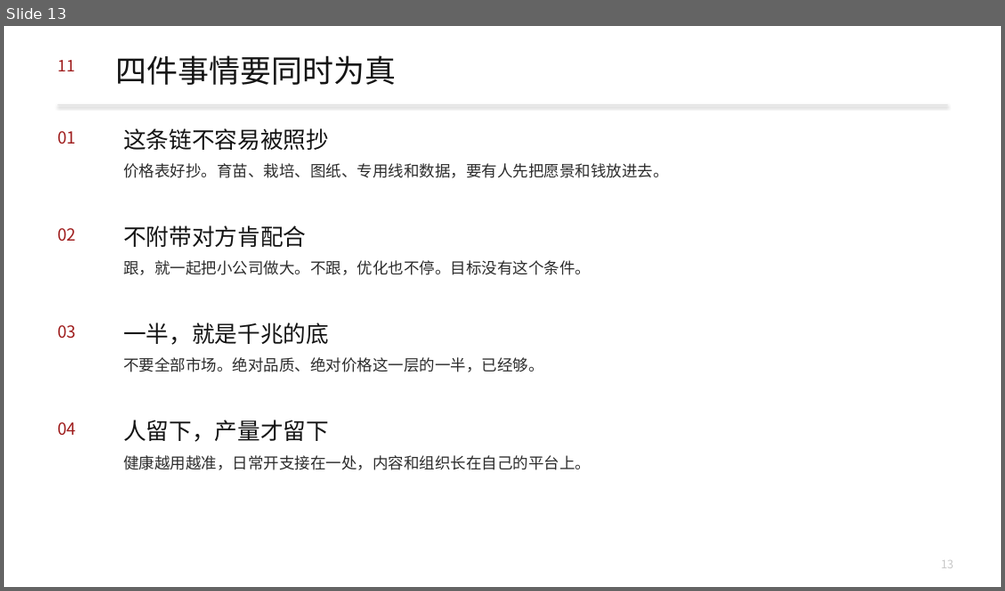
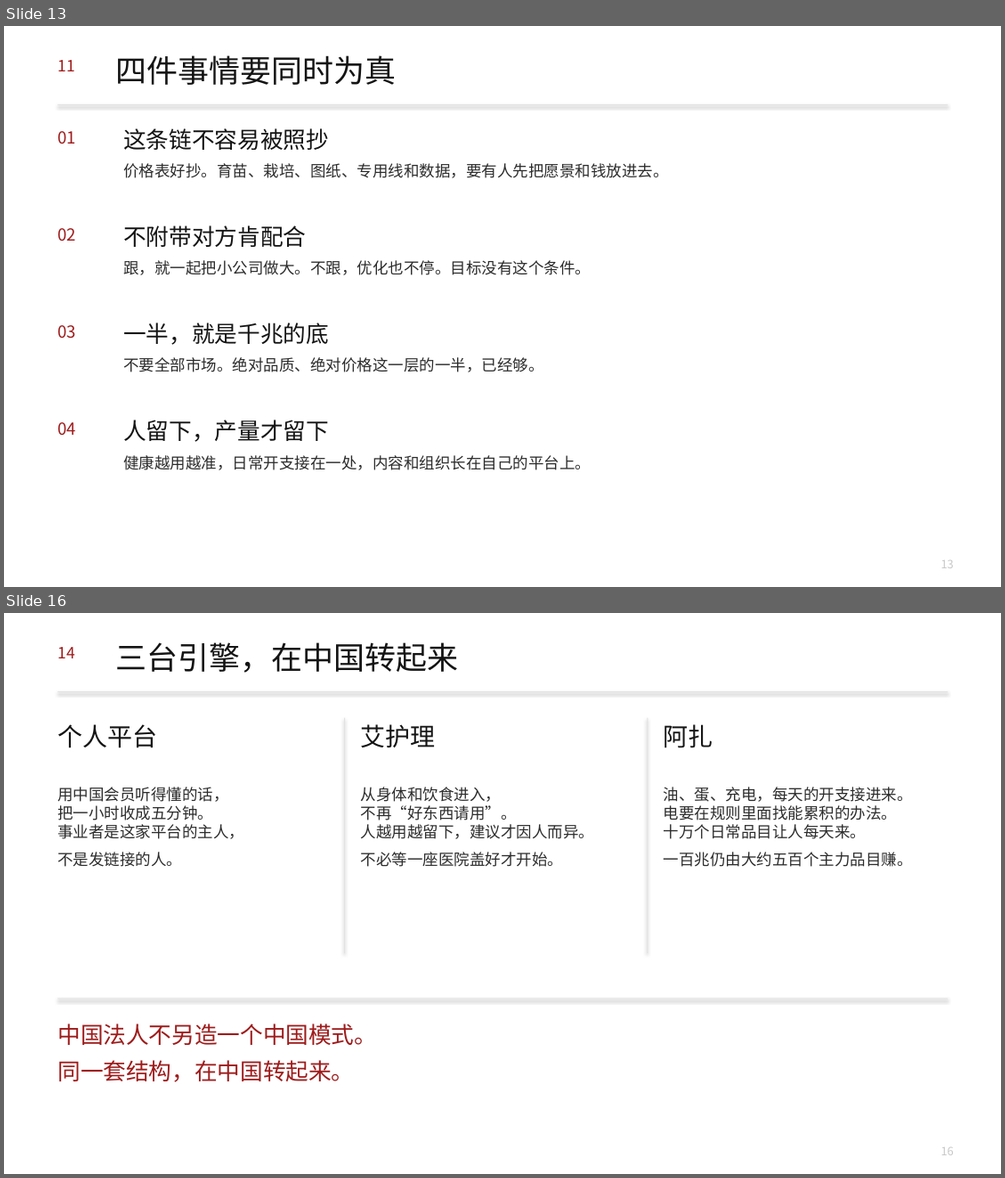
Before and after one commit to headshot9999/xiaoyi, a slide deck: 艾多美何以成为100兆韩元企业.pptx. Shown one above the other, each under a label of ours: slide 13 before the commit, slides 13 and 16 after it; the slides between them are not shown. The pictures are 1005x591 and 1005x1178 pixels, drawn with LibreOffice and Linux fonts; fonts in the diff are those of the drawing. Boxes give left, top, right and bottom in pixels: in the first picture for what was removed or moved away, otherwise in the second. Text is boxed around its words. In the diff, an @@ line names an element or a change of style, - is before the commit and + after.

```diff
--- a/艾多美何以成为100兆韩元企业.pptx
+++ b/艾多美何以成为100兆韩元企业.pptx
@@ slide 16 added at box(4, 613, 1001, 1174), background #FFFFFF @@
@@ text added at box(57, 647, 74, 658), 15 pt, text #9E1B1B @@
+14
@@ text added at box(116, 642, 459, 673), 30 pt, text #141414 @@
+三台引擎，在中国转起来
@@ rectangle added at box(57, 691, 947, 692), fill #E2E2E2 @@
@@ rectangle added at box(344, 718, 345, 953), fill #E2E2E2 @@
@@ rectangle added at box(647, 718, 647, 953), fill #E2E2E2 @@
@@ text added at box(57, 724, 157, 748), 24 pt, text #141414 @@
+个人平台
@@ text added at box(361, 724, 436, 747), 24 pt, text #141414 @@
+艾护理
@@ text added at box(663, 724, 713, 748), 24 pt, text #141414 @@
+阿扎
@@ text added at box(57, 787, 244, 867), 15 pt, text #2C2C2C @@
+用中国会员听得懂的话，
+把一小时收成五分钟。
+事业者是这家平台的主人，
+不是发链接的人。
@@ text added at box(361, 787, 594, 867), 15 pt, text #2C2C2C @@
+从身体和饮食进入，
+不再“好东西请用”。
+人越用越留下，建议才因人而异。
+不必等一座医院盖好才开始。
@@ text added at box(663, 787, 913, 867), 15 pt, text #2C2C2C @@
+油、蛋、充电，每天的开支接进来。
+电要在规则里面找能累积的办法。
+十万个日常品目让人每天来。
+一百兆仍由大约五百个主力品目赚。
@@ rectangle added at box(57, 998, 947, 999), fill #E2E2E2 @@
@@ text added at box(57, 1023, 377, 1082), 22 pt, text #9E1B1B @@
+中国法人不另造一个中国模式。
+同一套结构，在中国转起来。
@@ text added at box(941, 1147, 954, 1155), 11 pt, text #C8C8C8 @@
+16
```
Also in this commit, not shown: 2 slides changed, 2 other slides added, 3 other files.
